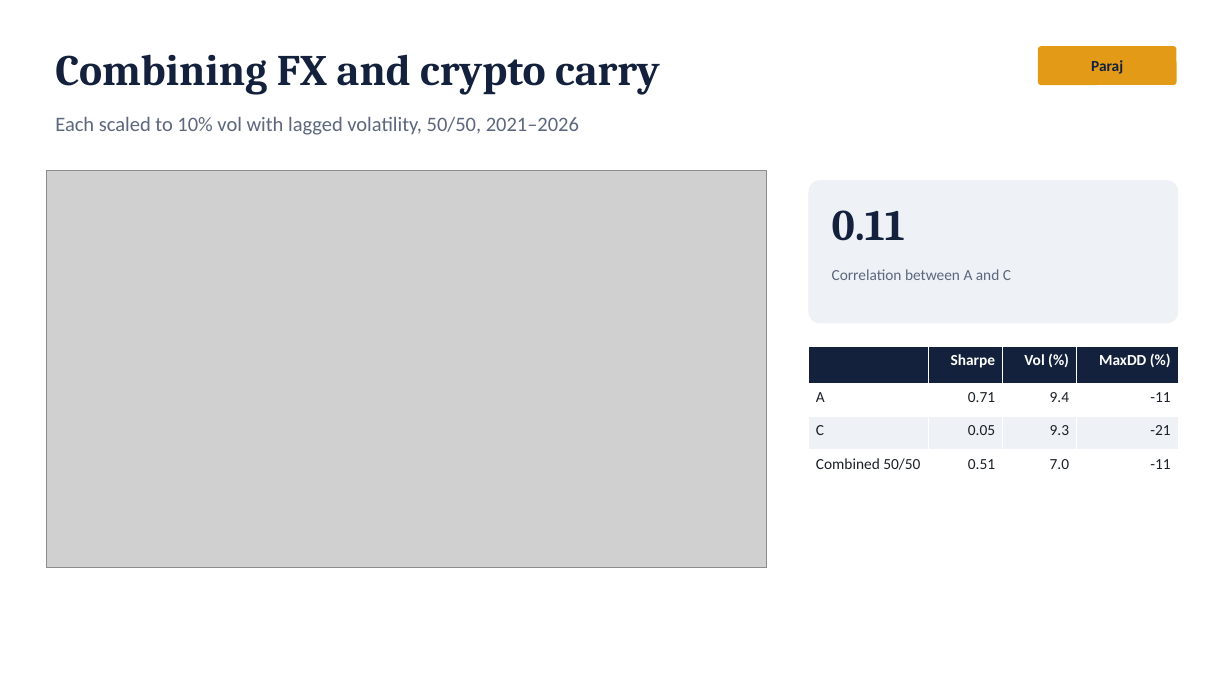
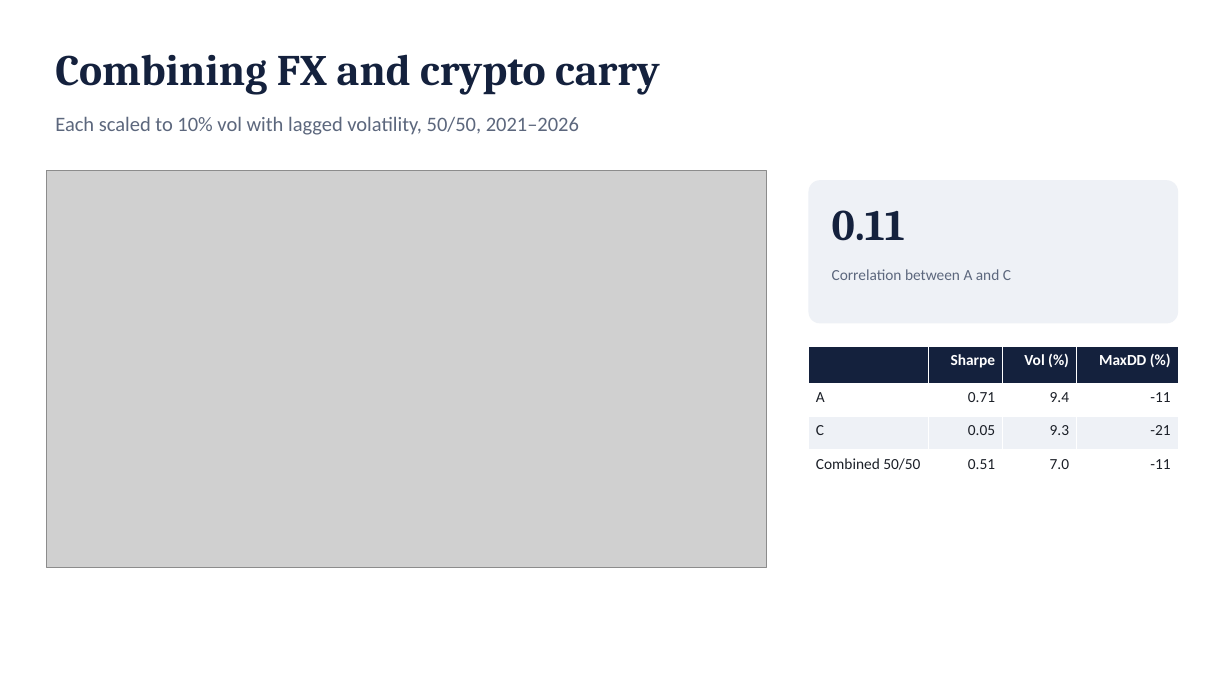
Before and after one commit to rezazamani2329/currency-crypto-carry, a slide deck: slide 15 of slides/presentation.pptx. Drawn at 1232x693 pixels with LibreOffice and Linux fonts; fonts in the diff are those of the drawing; grey boxes stand for pictures. Boxes give left, top, right and bottom in pixels: in the first picture for what was removed or moved away, otherwise in the second. Text is boxed around its words. In the diff, an @@ line names an element or a change of style, - is before the commit and + after.

```diff
--- a/slides/presentation.pptx
+++ b/slides/presentation.pptx
@@ rounded rectangle removed at [1038,46,1177,85] @@
-Paraj
```
Also in this commit, not shown: 14 other slides changed, 2 other files.
